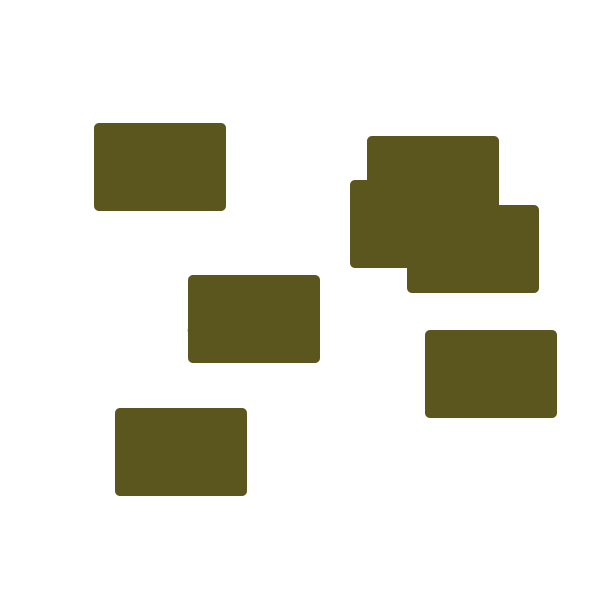
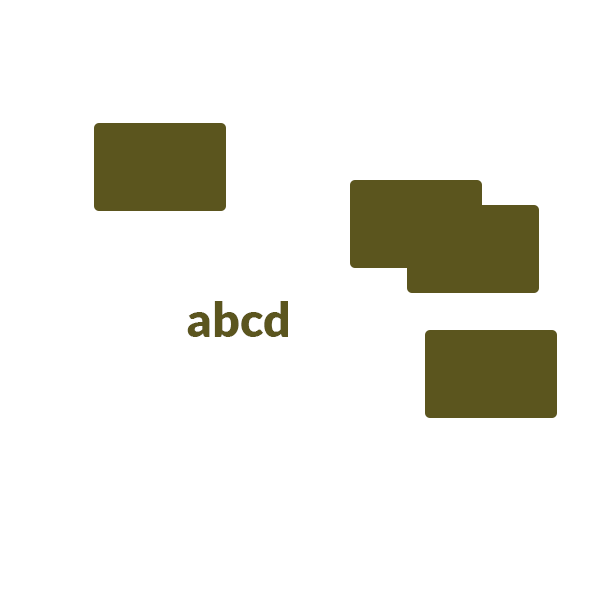
Two versions of the same layered image (600x600). Layer-by-layer changes:
removed layer "Rounded Rectangle 7" over (188, 275, 320, 363)
removed layer "Rounded Rectangle 6" over (115, 408, 247, 496)
removed layer "Rounded Rectangle 5" over (367, 136, 499, 205)
